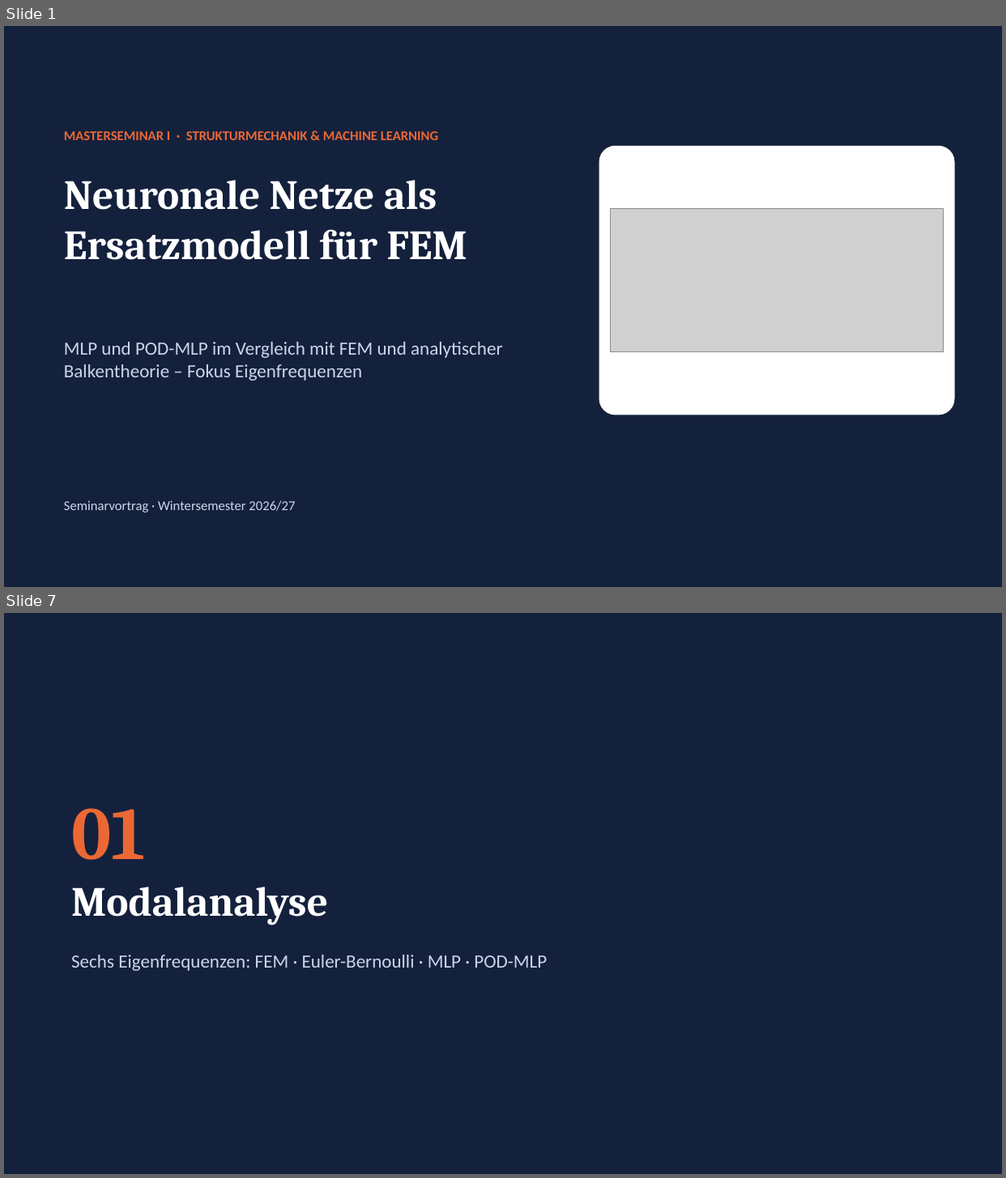
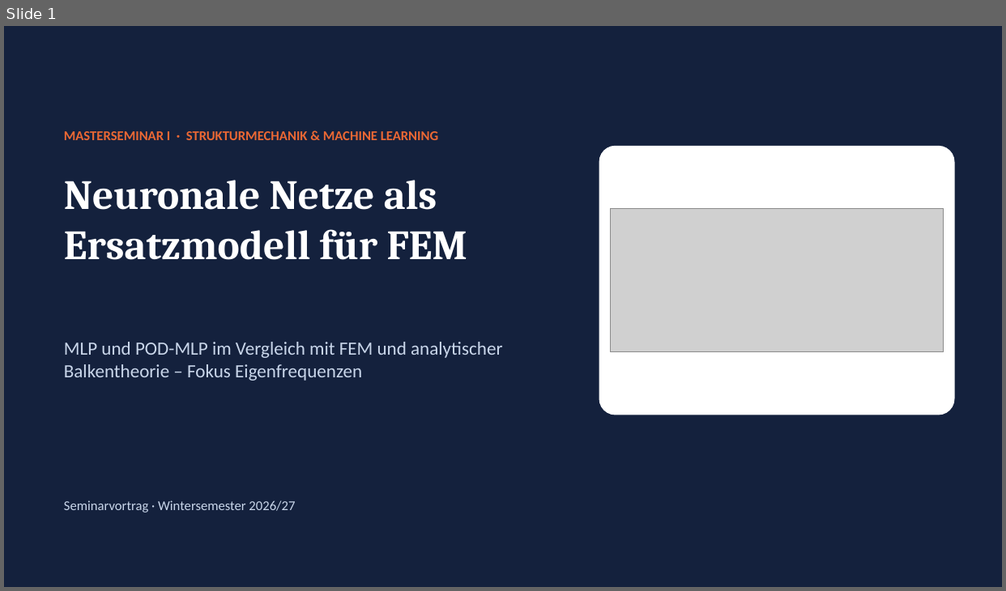
Before and after one commit to mircobuck/Seminar-I---Neuronale-Netz-als-Ersatzmodell-fuer-strukturmechanische-Berechnung, a slide deck: Praesentation/Vortrag_MLP_POD-MLP.pptx. Shown one above the other, each under a label of ours: slides 1 and 7 before the commit, slide 1 after it; the slides between them are not shown. The pictures are 1006x1178 and 1006x591 pixels, drawn with LibreOffice and Linux fonts; fonts in the diff are those of the drawing; grey boxes stand for pictures. Boxes give left, top, right and bottom in pixels: in the first picture for what was removed or moved away, otherwise in the second. Text is boxed around its words. In the diff, an @@ line names an element or a change of style, - is before the commit and + after.

```diff
--- a/Praesentation/Vortrag_MLP_POD-MLP.pptx
+++ b/Praesentation/Vortrag_MLP_POD-MLP.pptx
@@ slide 7 removed at [4,613,1002,1174], background #14213D @@
@@ text removed at [71,808,146,860] @@
-01
@@ text removed at [71,887,328,926] @@
-Modalanalyse
@@ text removed at [71,955,547,971] @@
-Sechs Eigenfrequenzen: FEM · Euler-Bernoulli · MLP · POD-MLP
```
Also in this commit, not shown: 4 slides changed, 2 slides added, 11 other slides removed, 7 other files.
